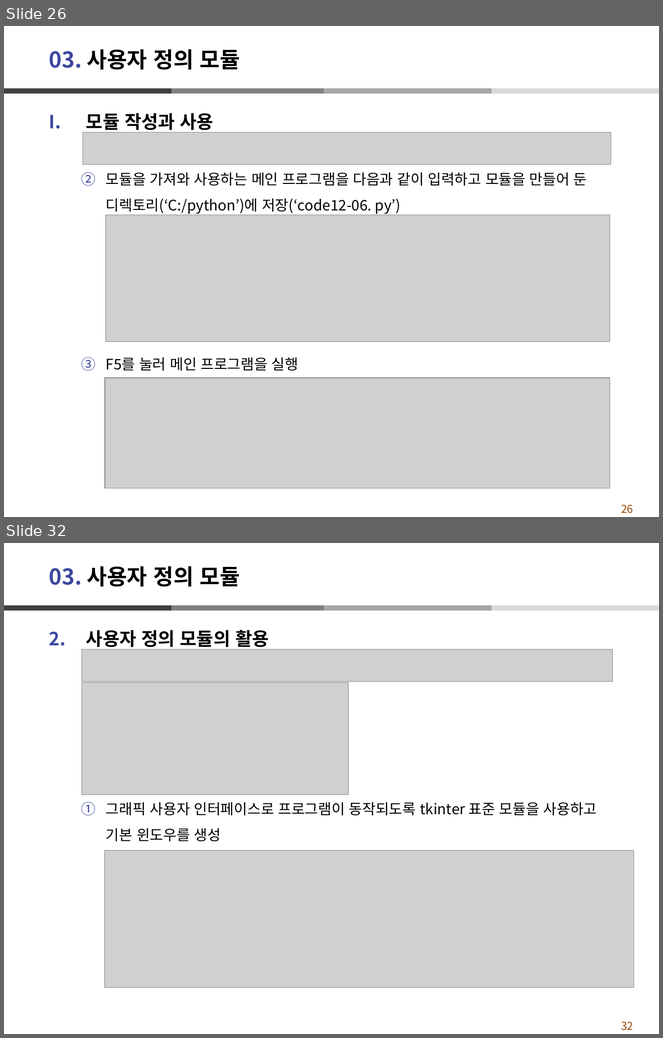
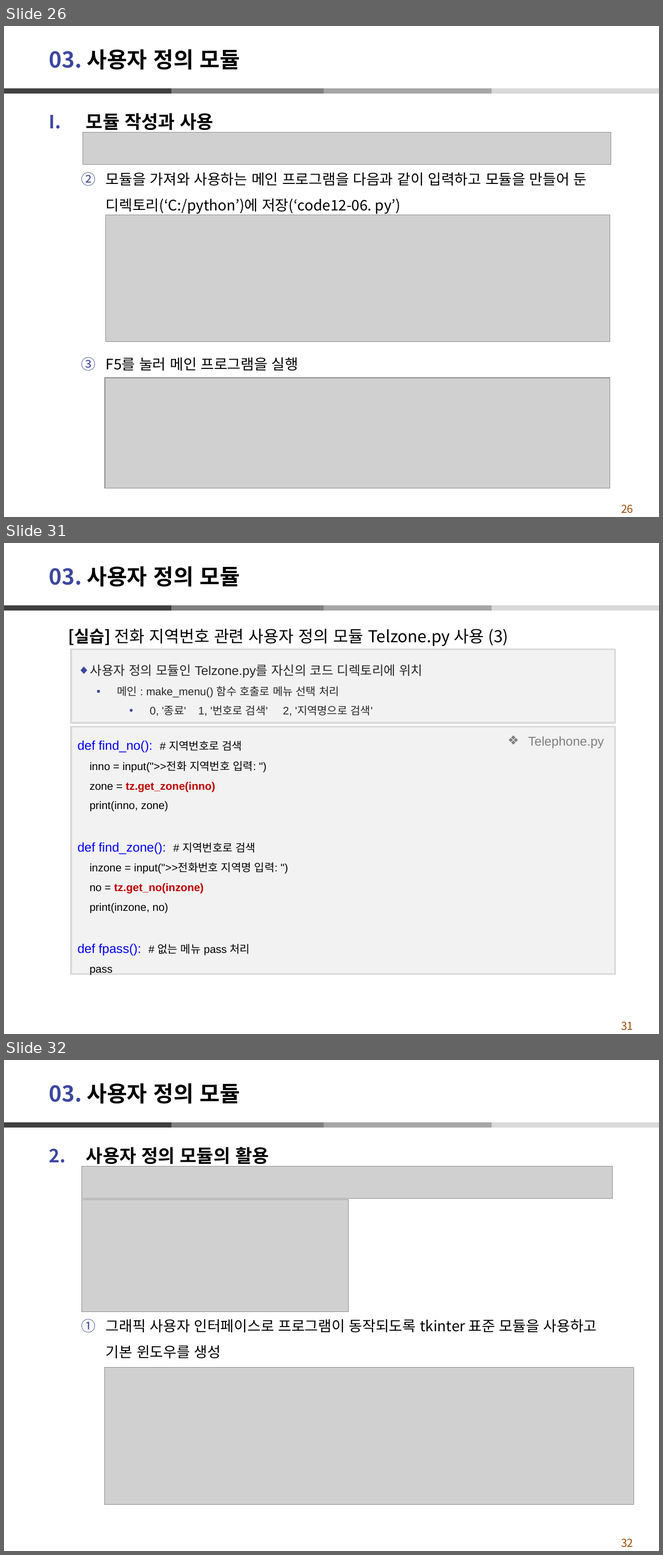
Before and after one commit to dndxor/BCPy, a slide deck: Ch12_모듈.pptx. Shown one above the other, each under a label of ours: slides 26 and 32 before the commit, slides 26, 31 and 32 after it; the slides between them are not shown. The pictures are 663x1038 and 663x1555 pixels, drawn with LibreOffice and Linux fonts; fonts in the diff are those of the drawing; grey boxes stand for pictures. Boxes give left, top, right and bottom in pixels: in the first picture for what was removed or moved away, otherwise in the second. Text is boxed around its words. In the diff, an @@ line names an element or a change of style, - is before the commit and + after.

```diff
--- a/Ch12_모듈.pptx
+++ b/Ch12_모듈.pptx
@@ slide 31 added at [4,543,659,1034], background #FFFFFF; not listed: 5 template elements that a slide beside it also shows @@
@@ title added at [49,566,240,587], 24 pt, text #000000, bold @@
+03. 사용자 정의 모듈
@@ text added at [68,628,509,646], 18 pt, text #000000 @@
+  [실습] 전화 지역번호 관련 사용자 정의 모듈 Telzone.py 사용 (3)
@@ rectangle added at [71,649,616,722], fill #F2F2F2, outline #D9D9D9 2 pt, 12 pt, text #262626 @@
+◆ 사용자 정의 모듈인 Telzone.py를 자신의 코드 디렉토리에 위치
+  ▪ 메인 : make_menu() 함수 호출로 메뉴 선택 처리
+    • 0, '종료' 1, '번호로 검색' 2, '지역명으로 검색'
@@ rectangle added at [71,727,616,975], fill #F2F2F2, outline #D9D9D9 2 pt, 12 pt, text #000000 @@
+def find_no(): # 지역번호로 검색
+inno = input(">>전화 지역번호 입력: ")
+zone = tz.get_zone(inno)
+print(inno, zone)
+def find_zone(): # 지역번호로 검색
+inzone = input(">>전화번호 지역명 입력: ")
+no = tz.get_no(inzone)
+print(inzone, no)
+def fpass(): # 없는 메뉴 pass 처리
+pass
@@ text added at [528,736,604,748], 14 pt, text #808080 @@
+❖ Telephone.py
```
Also in this commit, not shown: 3 slides changed, 2 other slides added, 3 slides removed, 11 other files.
